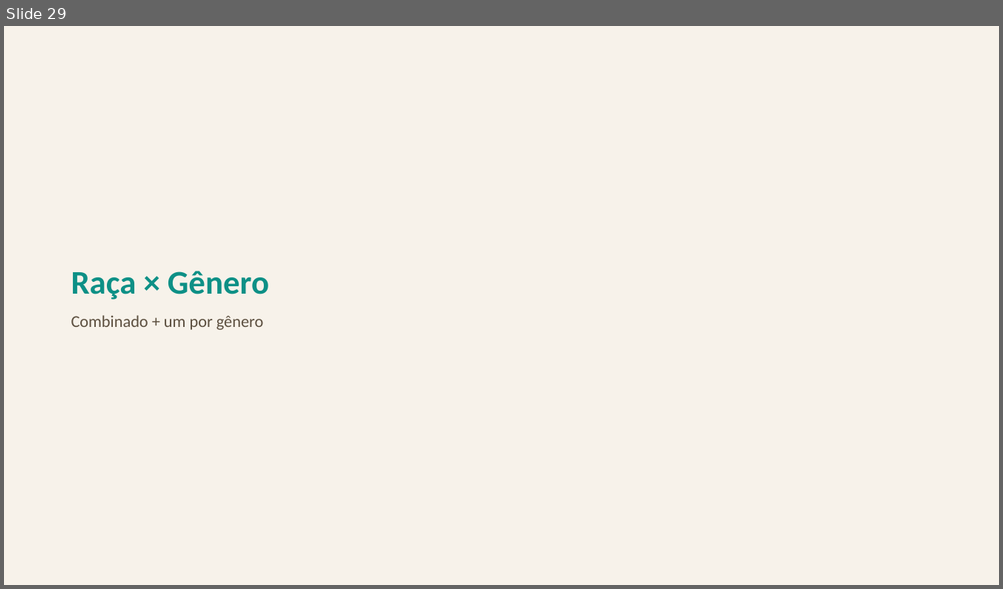
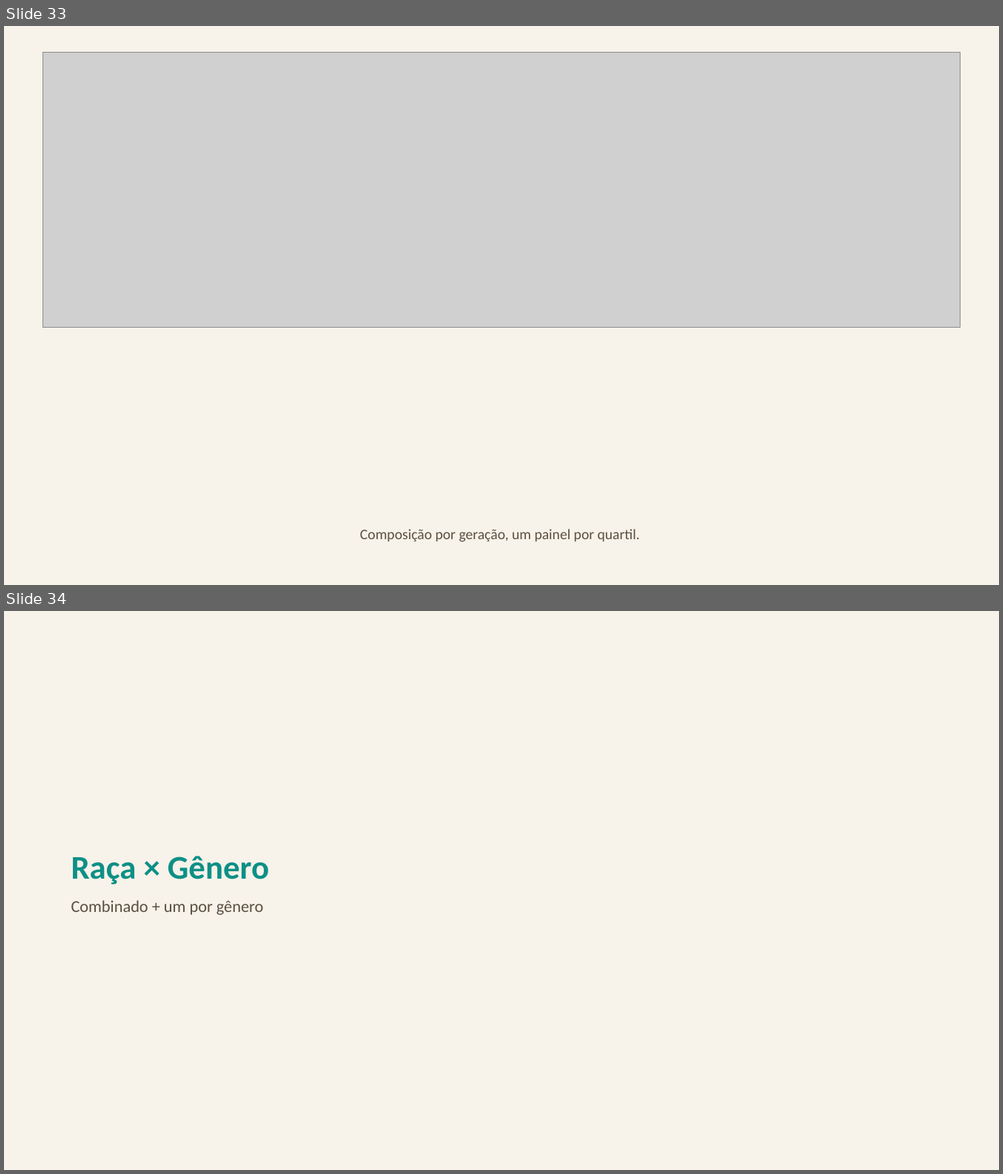
Before and after one commit to FelipeSantanaJ/Hub-Racial-Brasil, a slide deck: docs/Datahub_Racial_Brasil_Fase1.pptx. Shown one above the other, each under a label of ours: slide 29 before the commit, slides 33 and 34 after it. The pictures are 1003x589 and 1003x1174 pixels, drawn with LibreOffice and Linux fonts; fonts in the diff are those of the drawing; grey boxes stand for pictures. Boxes give left, top, right and bottom in pixels: in the first picture for what was removed or moved away, otherwise in the second. Text is boxed around its words. In the diff, an @@ line names an element or a change of style, - is before the commit and + after.

```diff
--- a/docs/Datahub_Racial_Brasil_Fase1.pptx
+++ b/docs/Datahub_Racial_Brasil_Fase1.pptx
@@ slide 33 added at [4,26,999,585], background #F7F2EA @@
@@ picture added at [42,52,961,327] @@
@@ text added at [360,529,640,543], 14 pt, text #5C4F3F @@
+Composição por geração, um painel por quartil.
@@ what was slide 29 is now slide 34 @@
```
Also in this commit, not shown: 4 other slides added, 12 other files.
